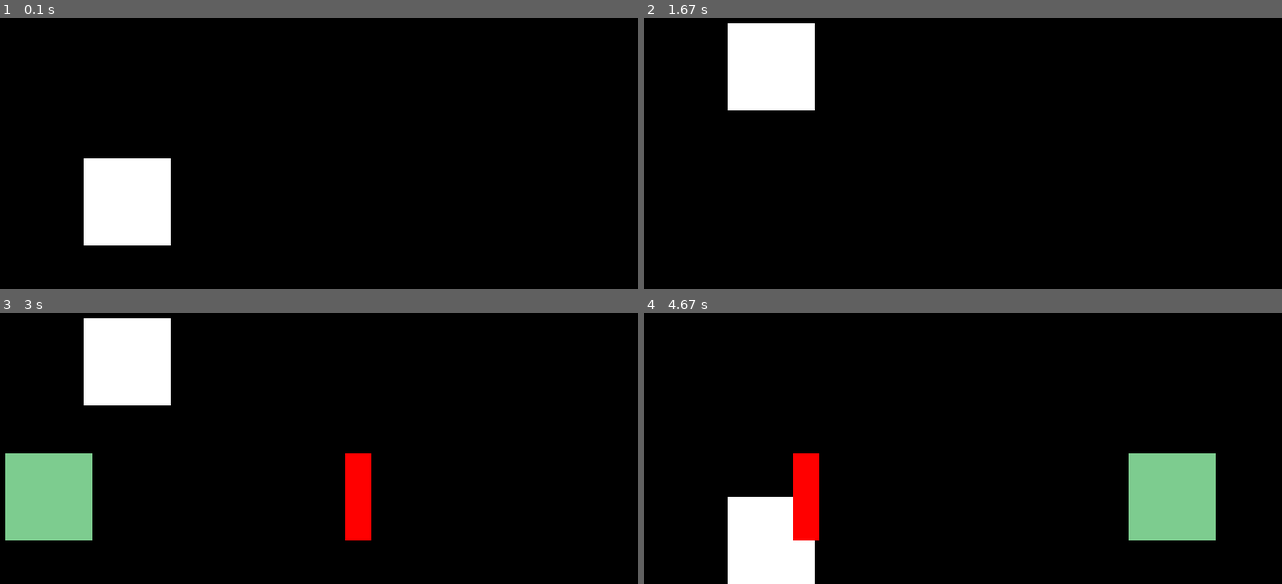
Above: before the commit, frames 1-4 (two rows, left to right).
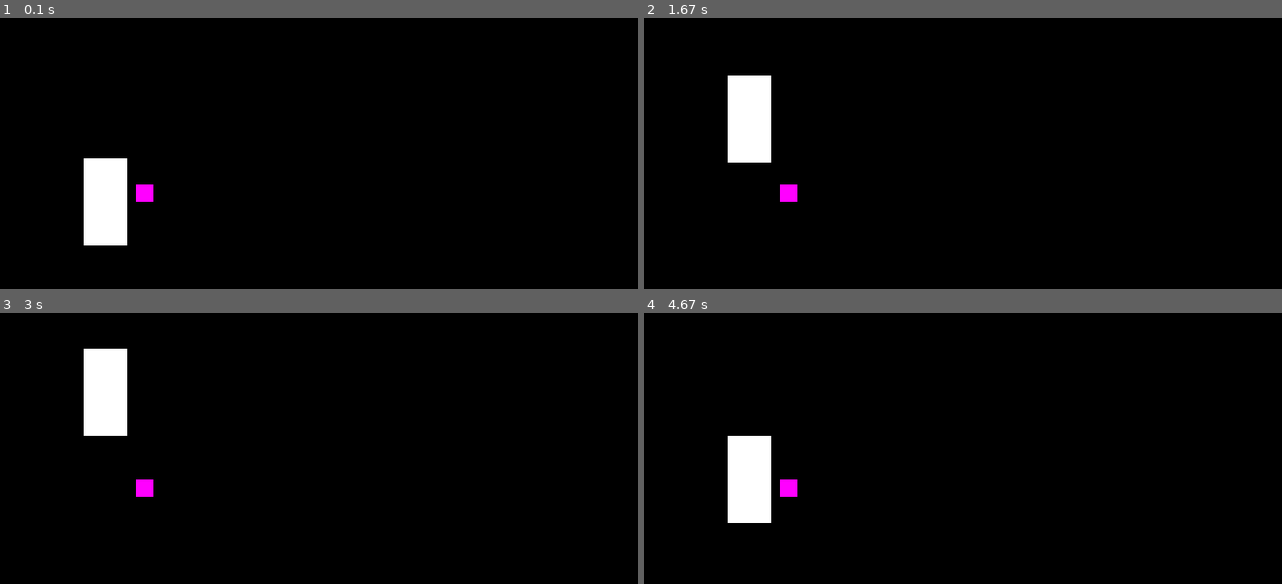
Above: after the commit, the same moments.

Repository: LinkRoxo/ProjetoPygame
Game: pygame game, started from main.py
Two runs of this game, one before a commit and one after it. Both use one fixed random seed, a clock stepped at 60 frames per second and the inputs below.
Inputs:
- Up to frame 1 (0.1 s): no input
- Up to frame 2 (1.67 s): tap Space at 0.33, 1.23, 1.53 s
- Up to frame 3 (3 s): tap Space at 1.73, 2.03, 2.23, 2.53, 2.8 s
- Up to frame 4 (4.67 s): tap Space at 3.57, 3.97, 4.27, 4.63 s

The runs differ from the first frame. In frame 1, 2.2% of the frame differs, in the area x 19-27%, y 51-84%; in frame 2, 5.0%; in frame 3, 9.6%; in frame 4, 11%, in the area x 13-90%, y 45-100%.

Commit message:
Versão 0.8
+pulo corrigido

Diff:
--- a/Classes/Jogador.py
+++ b/Classes/Jogador.py
@@ -47,13 +47,12 @@
 
     #Parametros de controle
     state = None
-    walking = False
     jumping = False
 
     #Sprites
     sprite = pygame.sprite.Sprite()
     sprite_group = pygame.sprite.Group()
-    sprite_path = pygame.Rect(x, y, 100, 100) #pygame.transform.scale(pygame.image.load(os.path.join("Assets/Jogador/Parado", "adventurer-idle-00.png")), (50, 100))
+    sprite_path = pygame.Rect(x, y, 50, 100) #pygame.transform.scale(pygame.image.load(os.path.join("Assets/Jogador/Parado", "adventurer-idle-00.png")), (50, 100))
     rect = None
     battle_rect = pygame.Rect(160, 380, 20, 20)
 
@@ -72,7 +71,7 @@
         pygame.draw.rect(surface, (255, 255, 255), self.rect)
         #self.sprite_group.draw()
 
-        #pygame.draw.rect(surface, (255,0,255), self.battle_rect)
+        pygame.draw.rect(surface, (255,0,255), self.battle_rect)
 
     def update(self, surface):
         print(str(self.state))
@@ -94,13 +93,13 @@
             self.draw_jogador(surface)
 
         if self.state == State.Batalhando:
-            self.ataque(self.dano_fisico, alvo)
+            self.ataque()
 
         self.draw_jogador(surface)
 
     def pulando(self):
         if self.pos[1] >= 200:
-            self.pos = self.pos[0] , self.pos[1] - 10
+            self.pos = self.pos[0] , self.pos[1] -10
             self.x, self.y = self.pos
 
 
@@ -109,8 +108,9 @@
             self.state = State.Andando
         if state == 2:
             self.state = State.Batalhando
-        if state == 3:
+        if state == 3 and self.jumping == False:
             self.state = State.Pulando
+            self.jumping = True
         if state == 4:
             self.state = State.Caindo
 
@@ -161,12 +161,11 @@
         self.Vida = self.Vida - dano
 
     def gravity(self):
-        if self.state == State.Caindo or self.state == State.Batalhando and self.y >= 200:
-            self.pos = self.pos[0] , self.pos[1] + 5
-            self.x, self.y = self.pos
-            if self.pos[1] == 350:
-                self.change_state(0)
-        pass
+        self.pos = self.pos[0] , self.pos[1] + 5
+        self.x, self.y = self.pos
+        if self.pos[1] == 350:
+            self.change_state(0)
+            self.jumping = False
 
     def die(self):
         #animação
--- a/Classes/Mapa.py
+++ b/Classes/Mapa.py
@@ -37,9 +37,10 @@
         self.contador -= 1
 
         if self.contador <= 0 and self.state == State.Andando:
-            self.spawn_mob()
+            #self.spawn_mob()
             self.contador = 100
-            self.spawn_obstaculo()
+            """ self.spawn_obstaculo() """
+            pass
 
         if jogador.Vida == 0:
             jogador.die()
@@ -54,21 +55,21 @@
             index = 0
             index += 1
             i.update(self.surface, self.state)
+
             if i.Vida == 0:
                 xp = i.die()
                 jogador.addXp(xp, 0)
                 self.destroy_mob(index)
                 print(str(index))
-            if jogador.battle_rect.colliderect(i.rect) and jogador.state != State.Caindo:
+
+            if jogador.battle_rect.colliderect(i.rect) and jogador.state == State.Andando:
                 self.state = State.Parado
-                jogador.change_state(4)
+                jogador.change_state(2)
                 dano = jogador.ataque()
                 i.hit(dano)
-            if jogador.battle_rect.colliderect(i.rect) == False:
-                jogador.change_state(0)
 
             if i.state == State.Batalhando:
-                if jogador.Vida != 0:
+                if jogador.Vida <= 0:
                     dano = i.ataque()
                     jogador.hit(dano)
 
